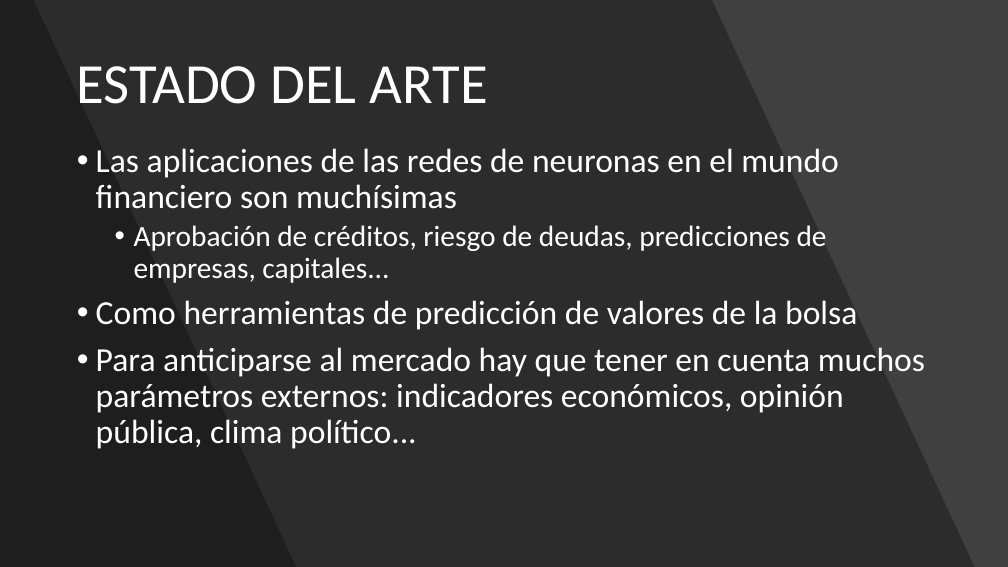
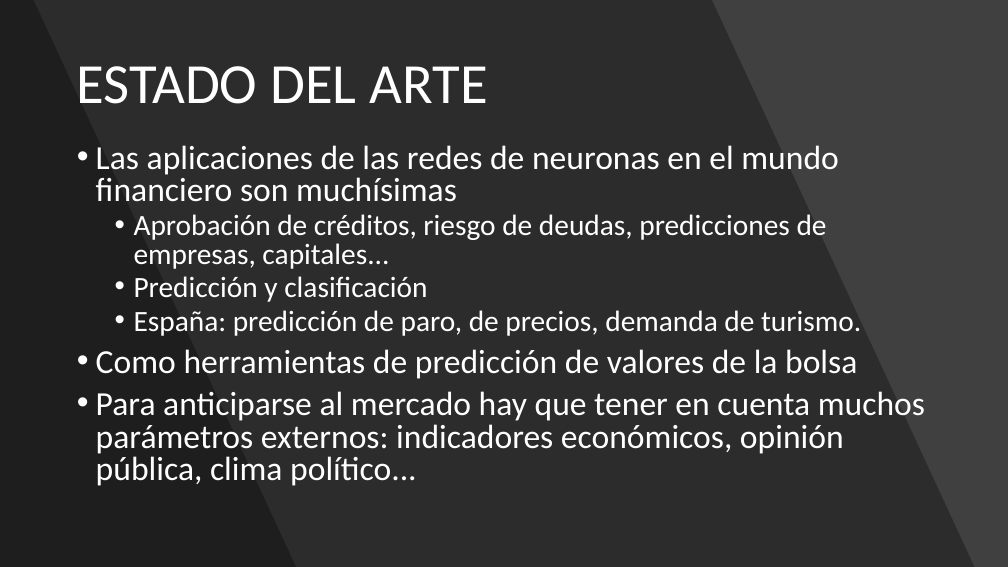
Before and after one commit to adrigrillo/IBEXPredictor, a slide deck: slide 4 of docs/PresentacionFinal.pptx. Drawn at 1008x567 pixels with LibreOffice and Linux fonts; fonts in the diff are those of the drawing. Boxes give left, top, right and bottom in pixels: in the first picture for what was removed or moved away, otherwise in the second. Text is boxed around its words. In the diff, an @@ line names an element or a change of style, - is before the commit and + after.

```diff
--- a/docs/PresentacionFinal.pptx
+++ b/docs/PresentacionFinal.pptx
@@ text at <box>96,145,925,486</box>: line spacing 0.9 to 0.8 @@
@@ text at <box>134,276,861,336</box>: paragraphs added @@
+  • Predicción y clasificación
+  • España: predicción de paro, de precios, demanda de turismo.
```
Also in this commit, not shown: 5 other slides changed, 1 slide added.
